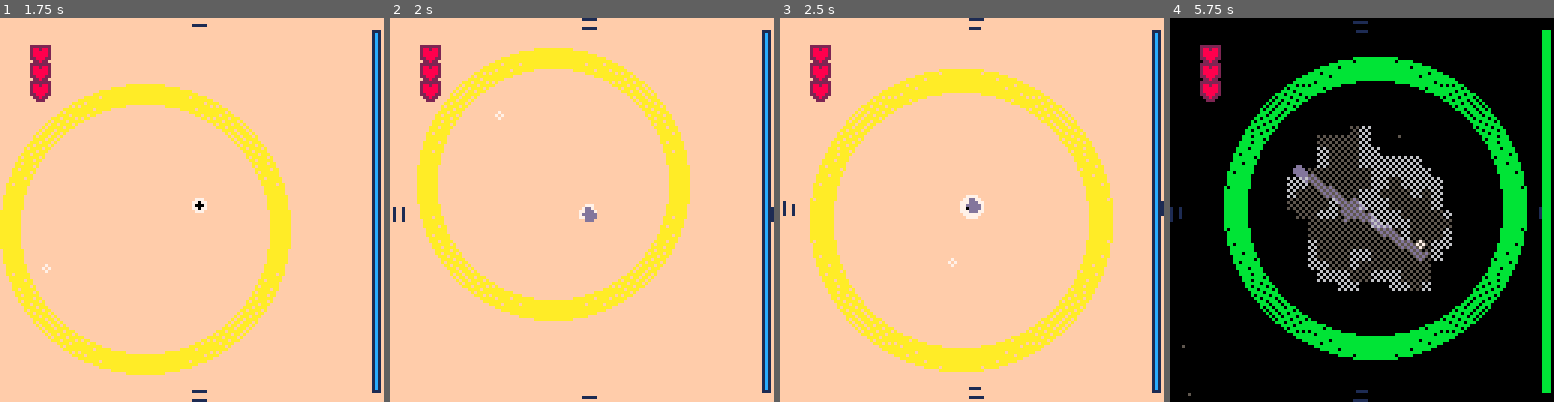
Above: before the commit, frames 1-4 (left to right).
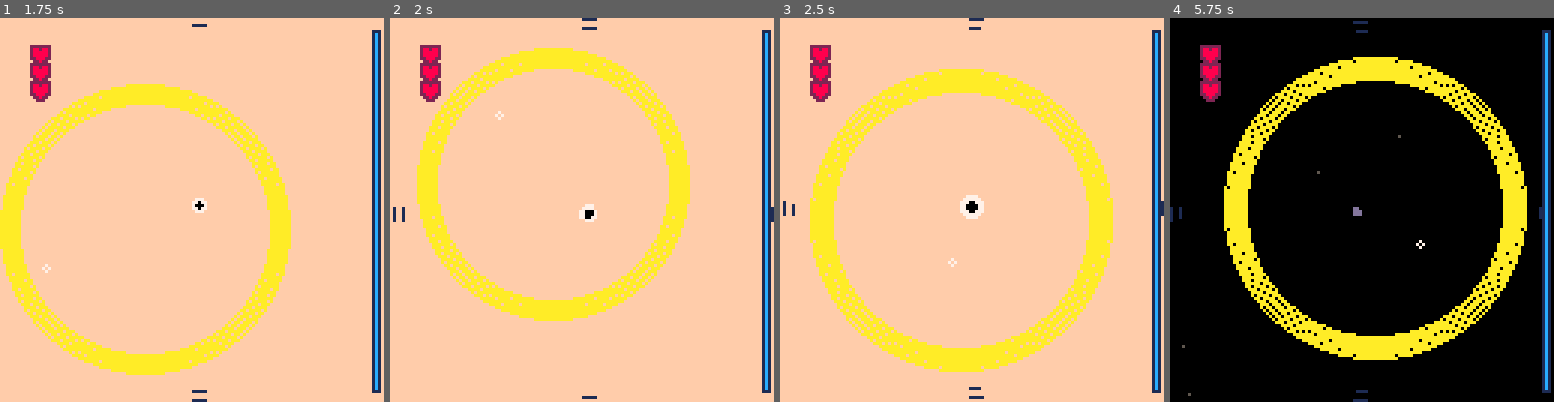
Above: after the commit, the same moments.

Repository: Alfie-Edwards/LoopHole
Game: PICO-8 cartridge loop.p8
Two runs of this game, one before a commit and one after it. Both use one fixed random seed, a clock stepped at 60 frames per second and the inputs below.
Inputs (mouse positions are in pixels of both pictures, inside the frame that each line leads up to):
- Up to frame 1 (1.75 s): tap X (X key) at 0.33, 1.07 s; click (280, 121) at 0.67 s; tap O (Z key) at 0.7, 1.7 s; click (46, 267) at 1.22 s
- Up to frame 2 (2 s): click (497, 114) at 1.77 s; tap X (X key) at 1.85 s
- Up to frame 3 (2.5 s): tap O (Z key) at 2.1 s; click (952, 259) at 2.32 s
- Up to frame 4 (5.75 s): tap O (Z key) every 0.4 s from 2.5 to 5.7 s; click (1404, 106) at 2.87 s; tap X (X key) at 2.97, 4.08, 5.2 s; click (1465, 256) at 3.42 s; click (1231, 102) at 3.97 s; click (1292, 248) at 4.52 s; click (1354, 94) at 5.07 s; click (1419, 244) at 5.62 s

Frame 1 is identical in both runs. In frame 2, 0.1% of the frame differs, in the area x 50-54%, y 49-54%; in frame 3, 0.1%; in frame 4, 22%, in the area x 14-100%, y 3-98%.

Commit message:
curio helpers and correct sprite collision

Diff:
--- a/loop.p8
+++ b/loop.p8
@@ -30,7 +30,7 @@
 	paralax_amount = 0.1
 	zoom_amount = 0.3
 
-	clip_plane = 0.001
+	clip_plane = 0.01
 
 	cam = {}
 	update_cam()
@@ -95,20 +95,6 @@
 			curios[i].z = curios[i].z - speed
 			i = i + 1
 		end
-	end
-
-	-- add new curios
-	if (t() % 2) == 0 then
-		local r = rnd(0.7 * (loop_max_r - loop.w) - 16) + 16
-		add_curio(rnd(16) - 8, rnd(16) - 8, r, "asteroid")
-	end
-	-- add new line curios
-	if (t() % 5) == 0 then
-		local r = rnd(0.7 * (loop_max_r - loop.w) - 16) + 16
-		local a = rnd(1)
-		local offset = rnd(128) - 64
-		local sa, ca = sin(a), cos(a)
-		add_curio_line(-ca + offset * sa, -sa + offset * ca, ca + offset * sa, sa + offset * ca, 2, 10, rnd(1) < 1)
 	end
 
 	for _, curio in ipairs(curios) do
@@ -181,6 +167,8 @@
 				0b0111110101111101.110,
 				0b1111011111011111.110,
 				0b1111111111111111.110,
+				0b1111111111111111.110,
+				0b1111111111111111.110,
 			}))
 	end
 end
@@ -199,16 +187,16 @@
 		local sx, sy = world_to_screen(c.x, c.y, c.z)
 		local sr = cam.zoom * (c.r / c.z)
 
-		assert(c.sprite_name ~= nil)
+		assert(c.id ~= nil)
 		-- TODO #temp: use real sprite index once data's in
-		local sprite_info = temp_sprite_index[c.sprite_name]
-		assert(sprite_info ~= nil)
-
-		sspr(sprite_info.x, sprite_info.y,
-		     sprite_info.w, sprite_info.h,
-		     sx - sr, sy - sr,
-		     2 * sr, 2 * sr,
-		     c.flip_x, c.flip_y)
+		local spr = temp_sprite_index[c.id]
+		assert(spr ~= nil)
+
+		local sx, sy = world_to_screen(c.x, c.y, c.z)
+		local sr = cam.zoom * (c.r / c.z)
+		local scale = (2 * sr) / sqrt((spr.w * spr.w) + (spr.h * spr.h))
+		local sw, sh = spr.w * scale, spr.h * scale
+		sspr(spr.x, spr.y, spr.x + spr.w - 1, spr.y + spr.h - 1, sx - sw/2, sy - sh/2, sw, sh, c.flip_x, c.flip_y)
 	elseif c.type == "line" then
 		local sx1, sy1 = world_to_screen(c.x1, c.y1, c.z)
 		local sx2, sy2 = world_to_screen(c.x2, c.y2, c.z)
@@ -365,43 +353,6 @@
 	return x
 end
 
-function add_curio(x, y, r, name)
-	add(curios, {
-		type = "sprite",
-		sprite_name = name,
-		x = x,
-		y = y,
-		z = z_start,
-		r = r,
-		flip_x = rnd(1) < 0.5,
-		flip_y = rnd(1) < 0.5,
-		has_hit_player = false,
-	}, 1)
-end
-
-function add_curio_line(x1, y1, x2, y2, color, r, infinite)
-	if infinite then
-		local dx = x2 - x1
-		local dy = y2 - y1
-		x1 -= (dx * 100)
-		x2 += (dx * 100)
-		y1 -= (dy * 100)
-		y2 += (dy * 100)
-	end
-
-	add(curios, {
-		type = "line",
-		x1 = x1,
-		y1 = y1,
-		x2 = x2,
-		y2 = y2,
-		z = z_start,
-		r = r,
-		color = color,
-		has_hit_player = false,
-	}, 1)
-end
-
 function rnd_range(min, max)
 	return rnd(max - min) + min
 end
@@ -431,24 +382,19 @@
 	end
 
 	if curio.type == "sprite" then
-		-- local sx = (curio.id % 8) * 16 + 8
-		-- local sy = (curio.id \ 8) * 16 + 8
-		-- for y = -8, 7 do
-		-- 	for x = -8, 7 do
-		assert(curio.sprite_name ~= nil)
+		assert(curio.id ~= nil)
 		-- TODO #temp: use real sprite index once data's in
-		local sprite_info = temp_sprite_index[curio.sprite_name]
-		assert(sprite_info ~= nil)
-		local sx = sprite_info.x
-		local sy = sprite_info.y
-		for y = 0, sprite_info.h do
-			for x = 0, sprite_info.w do
-				if sget(sx + x, sy + y) ~= 0 then
-					local dx = (loop.x - curio.x - x)
-					local dy = (loop.y - curio.y - y)
-					local sqd = dx * dx + dy * dy
-					local inner_radius = loop.r - true_loop_width()
-					if sqd < loop.r * loop.r and (sqd > inner_radius * inner_radius) then
+		local spr = temp_sprite_index[curio.id]
+		assert(spr ~= nil)
+		local scale = (2 * curio.r) / sqrt((spr.w * spr.w) + (spr.h * spr.h))
+		local w, h = spr.w * scale, spr.h * scale
+		for y = 0, spr.h-1 do
+			for x = 0, spr.w-1 do
+				if sget(spr.x + x, spr.y + y) ~= 0 then
+					local px = curio.x + ((x / (spr.w-1)) - 0.5) * w
+					local py = curio.y + ((y / (spr.h-1)) - 0.5) * h
+					if point_circle_intersection(px, py, loop.r, loop.x, loop.y) and not
+							point_circle_intersection(px, py, loop.r - true_loop_width(), loop.x, loop.y) then
 						return true
 					end
 				end
@@ -544,11 +490,17 @@
 
 sprite_index = {
 	eye = {
+		x = 0 * 16,
+		y = 0 * 16,
+		w = 16,
+		h = 16,
+	},
+	eye2 = {
 		x = 1 * 16,
 		y = 0 * 16,
 		w = 16,
 		h = 16,
-		corner = true
+		corner = true,
 	},
 	bloodcell = {
 		x = 2 * 16,
--- a/timeline.lua
+++ b/timeline.lua
@@ -119,6 +119,41 @@
 		},
 		plan = plan,
 	}
+end
+
+function sprite_curio(curio)
+	curio.type = "sprite"
+	curio.has_hit_player = false
+	if curio.flip_x == nil then
+		curio.flip_x = rnd(1) < 0.5
+	end
+	if curio.flip_y == nil then
+		curio.flip_y = rnd(1) < 0.5
+	end
+	if curio.z == nil then
+		curio.z = z_start
+	end
+	return curio
+end
+
+function line_curio(curio)
+	curio.type = "line"
+	curio.has_hit_player = false
+	if curio.z == nil then
+		curio.z = z_start
+	end
+	return curio
+end
+
+function inf_line_curio(curio)
+	local sa, ca = sin(curio.a), cos(curio.a)
+	curio.x1 = -100 * ca + curio.dist * sa
+	curio.y1 = -100 * sa + curio.dist * ca
+	curio.x2 = 100 * ca + curio.dist * sa
+	curio.y2 = 100 * sa + curio.dist * ca
+	curio.dist = nil
+	curio.a = nil
+	return line_curio(curio)
 end
 
 timeline = {
@@ -164,73 +199,55 @@
 		{
 			{
 				progress = 0,
-				curio = {
-					type = "sprite",
-					sprite_name = "asteroid",
+				curio = sprite_curio({
 					x = 0, y = 0,
-					r = 16,
-					flip_x = rnd(1) < 0.5,
-					flip_y = rnd(1) < 0.5,
-				},
+					r = 16, id = "asteroid",
+				}),
 			},
 			{
 				progress = 20,
-				curio = {
-					type = "sprite",
-					sprite_name = "asteroid",
+				curio = sprite_curio({
 					x = 12, y = 12,
-					r = 12,
-					flip_x = rnd(1) < 0.5,
-					flip_y = rnd(1) < 0.5,
-				},
+					r = 12, id = "asteroid",
+				}),
 			}
 		}, _make_dust_spawner()),
 	_make_curio_spawner_scene(2,
 		{
 			{
 				progress = 0,
-				curio = {
-					type = "sprite",
-					sprite_name = "blood_cell",
+				curio = sprite_curio({
 					x = -16, y = -16,
-					r = 8,
-				},
+					r = 8, id = "blood_cell",
+				}),
 			},
 			{
 				progress = 2.5,
-				curio = {
-					type = "sprite",
-					sprite_name = "blood_cell",
+				curio = sprite_curio({
 					x = -8, y = -8,
-					r = 8,
-				},
+					r = 8, id = "blood_cell",
+				}),
 			},
 			{
 				progress = 5,
-				curio = {
-					type = "sprite",
-					sprite_name = "blood_cell",
+				curio = sprite_curio({
 					x = 0, y = 0,
-					r = 8,
-				},
+					r = 8, id = "blood_cell",
+				}),
 			},
 			{
 				progress = 7.5,
-				curio = {
-					type = "sprite",
-					sprite_name = "blood_cell",
+				curio = sprite_curio({
 					x = 8, y = 8,
-					r = 8,
-				},
+					r = 8, id = "blood_cell",
+				}),
 			},
 			{
 				progress = 10,
-				curio = {
-					type = "sprite",
-					sprite_name = "blood_cell",
+				curio = sprite_curio({
 					x = 16, y = 16,
-					r = 8,
-				},
+					r = 8, id = "blood_cell",
+				}),
 			},
 		}, _make_dust_spawner(14)),
 }
